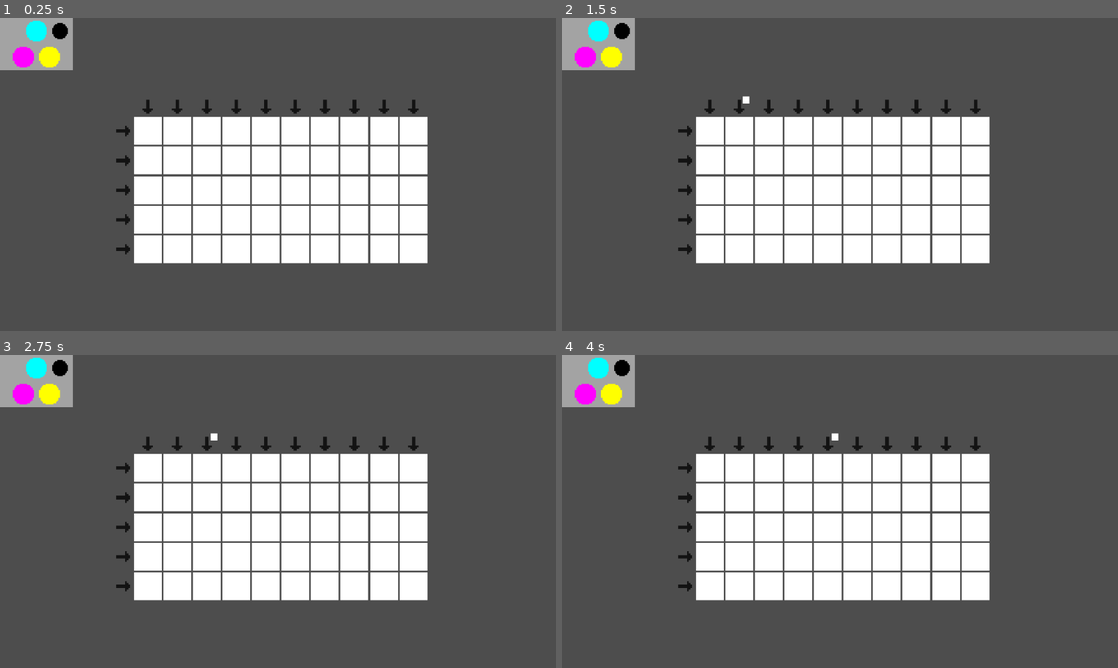
Above: before the commit, frames 1-4 (two rows, left to right).
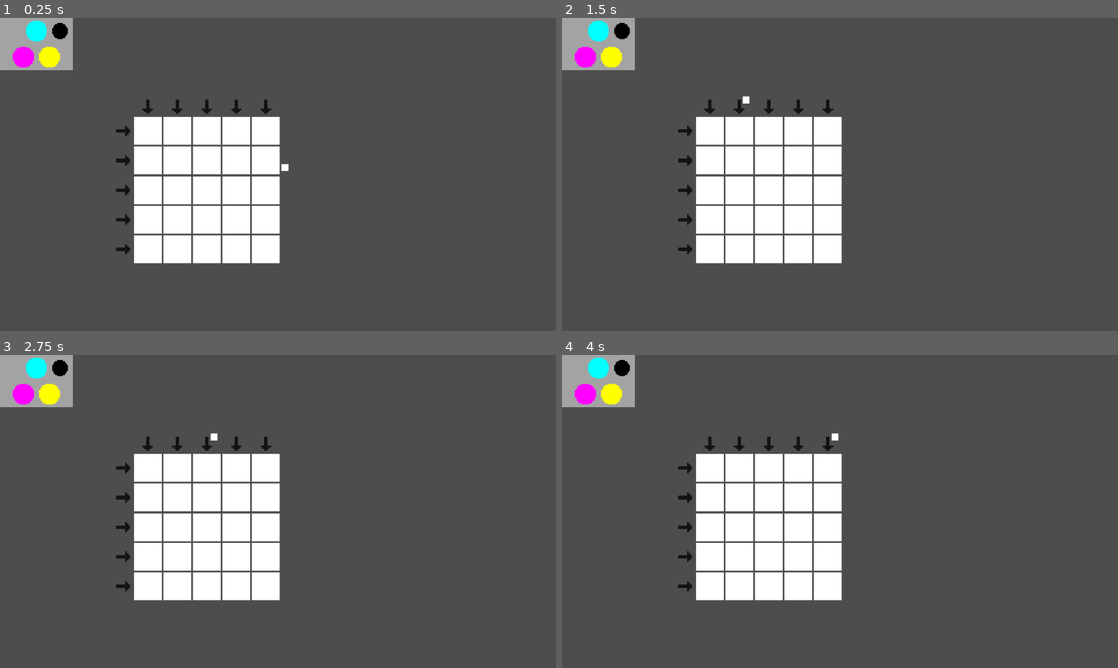
Above: after the commit, the same moments.

Repository: kaminaryu/printing-game
Game: Godot game, scene res://Scenes/main.tscn
Same seed, same stepped clock (60 frames per second), same inputs: the game is played once before the commit and once after it.
Inputs (mouse positions are in pixels of both pictures, inside the frame that each line leads up to):
- Up to frame 1 (0.25 s): no input
- Up to frame 2 (1.5 s): click (712, 105) at 0.5 s; click (739, 105) at 1.27 s
- Up to frame 3 (2.75 s): click (205, 442) at 2.02 s
- Up to frame 4 (4 s): click (795, 442) at 2.77 s; click (828, 442) at 3.52 s

The runs differ from the first frame. In frame 1, 12% of the frame differs, in the area x 50-77%, y 26-79%; in frame 2, 12%; in frame 3, 12%; in frame 4, 12%.

Commit message:
Adjust: No same color addition and Key toggling

Diff:
--- a/Autoloads/color_manager.gd
+++ b/Autoloads/color_manager.gd
@@ -6,32 +6,25 @@
 # key = CMYK
 const COLOR_GLOSSARY: Dictionary = {
 	"000": "#FFFFFF",  # No ink (paper)
+
 	"100": "#00FFFF",  # C
 	"010": "#FF00FF",  # M
 	"001": "#FFFF00",  # Y
 
-	"200": "#00CCCC",  # C + C
-	"300": "#009999",  # C + C + C
+	"110": "#0000FF",  # C + M -> BLUE
+	"101": "#00FF00",  # C + Y -> GREEN
+	"011": "#FF0000",  # M + Y -> RED
 
-	"020": "#CC00CC",  # M + M
-	"030": "#990099",  # M + M + M
+	"210": "#007FFF",  # C + M + C -> BLUE + C  => SkyBlue
+	"120": "#670067",  # C + M + M -> BLUE + M  => Purple
 
-	"002": "#CCCC00",  # Y + Y
-	"003": "#999900",  # Y + Y + Y
+	"201": "#00BF7F",  # C + Y + C -> GREEN + C => Torquise
+	"102": "#7FFF00",  # C + Y + Y -> GREEN + Y => Lime
 
-	"110": "#8000FF",  # C + M
-	"101": "#00FF40",  # C + Y
-	"011": "#FF0080",  # M + Y
-	"111": "#2B2B2B",  # C + M + Y
+	"021": "#FF007F",  # M + Y + M -> RED + M   => HotPink
+	"012": "#FF7F00",  # M + Y + Y -> RED + Y   => Orange
 
-	"210": "#2E2EFF",  # C + C + M
-	"201": "#00A6A6",  # C + C + Y
-
-	"120": "#8000A6",  # M + M + C
-	"021": "#C00000",  # M + M + Y
-
-	"102": "#80FF00",  # Y + Y + C
-	"012": "#FF8000",  # Y + Y + M
+	"111": "#0E0E0E",  # M + Y + C -> BlAck
 }
 
 var selected_color: int = -1
--- a/Objects/Printer/PrintingGrid/printing_grid.gd
+++ b/Objects/Printer/PrintingGrid/printing_grid.gd
@@ -21,20 +21,40 @@
 	func _init(p_node: Node2D) -> void :
 		this = p_node
 
+	func _same_color_safeguard(channel: String) -> bool :
+		match channel :
+			"c": return color_key() != "100"
+			"m": return color_key() != "010"
+			"y": return color_key() != "001"
+
+		return false # fallabck
+
+
 	func apply_ink(channel: String) -> void :
-		match channel:
+		var is_allowed: bool = _same_color_safeguard(channel)
+		if (!is_allowed) :
+			return
+
+		match channel :
 			"c": c += 1
 			"m": m += 1
 			"y": y += 1
 			_:
 				printerr("Unknown ink channel: %s" % channel)
 
+
 	func color_key() -> String :
 		return "%d%d%d" % [c, m, y]
 
-	func toggle_ink_lock(lock: bool) -> void :
-		ink_locked = lock
-		this.get_node("LockIndicator").visible = lock
+
+	func toggle_ink_lock(toggle = null) -> void :
+		if (toggle != null) :
+			ink_locked = toggle
+		else :
+			ink_locked = !ink_locked
+
+		this.get_node("LockIndicator").visible = ink_locked
+
 
 	func is_ink_locked() -> bool :
 		return ink_locked
@@ -44,6 +64,7 @@
 		m = 0
 		y = 0
 		toggle_ink_lock(false)
+
 
 var grid: Array = []
 
@@ -114,18 +135,17 @@
 
 
 func _paint_column(col: int, channel: String) -> void :
-
 	# iterate over all row in the column
 	for row in range(grid_size.y):
 		var cell: GridCell = grid[col][row] as GridCell
 
-		# if the grid is ink ink locked, dont draw
-		if (cell.is_ink_locked()) :
+		# if channel = K, toggle lock
+		if (channel == ColorManager.CHANNELS[3]) :
+			cell.toggle_ink_lock()
 			continue
 
-		# if channel = K, lock
-		if (channel == ColorManager.CHANNELS[3]) :
-			cell.toggle_ink_lock(true)
+		# if the grid is ink locked, dont draw
+		if (cell.is_ink_locked()) :
 			continue
 
 		cell.apply_ink(channel)
@@ -137,13 +157,13 @@
 	for col in range(grid_size.x):
 		var cell: GridCell = grid[col][row] as GridCell
 
-		# if the grid is ink ink locked, dont draw
-		if (cell.is_ink_locked()) :
+		# if channel = K, toggle lock
+		if (channel == ColorManager.CHANNELS[3]) :
+			cell.toggle_ink_lock()
 			continue
 
-		# if channel = K, lock
-		if (channel == ColorManager.CHANNELS[3]) :
-			cell.toggle_ink_lock(true)
+		# if the grid is ink locked, dont draw
+		if (cell.is_ink_locked()) :
 			continue
 
 		cell.apply_ink(channel)
--- a/Objects/Printer/PrintingGrid/printing_grid.tscn
+++ b/Objects/Printer/PrintingGrid/printing_grid.tscn
@@ -4,4 +4,3 @@
 
 [node name="PrintingGrid" type="Node2D" unique_id=1528432382]
 script = ExtResource("1_whvfb")
-grid_size = Vector2(10, 5)
